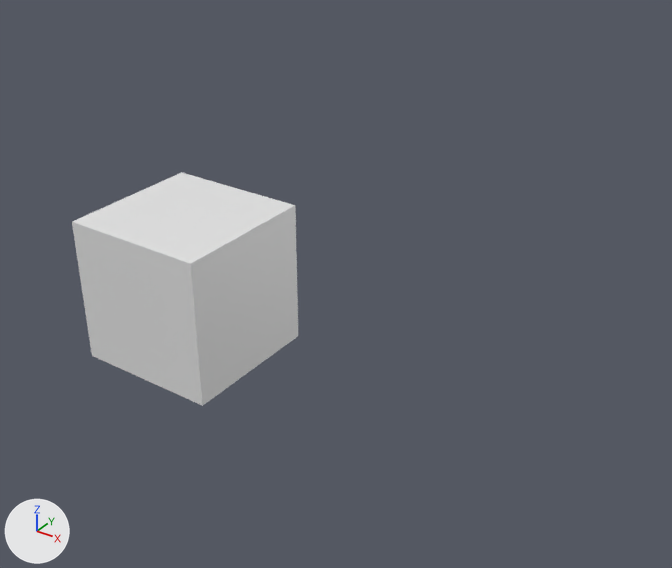
Renders of the Blender file Blender/2.91/First run.blend from each side of a commit.
Both versions are drawn from a 50 mm lens placed at (7.77, -7.85, 5.94), pointed at (0.31, 2.92, -1.25). Every picture has the same lights, and +X, +Y and +Z are marked at lower left.
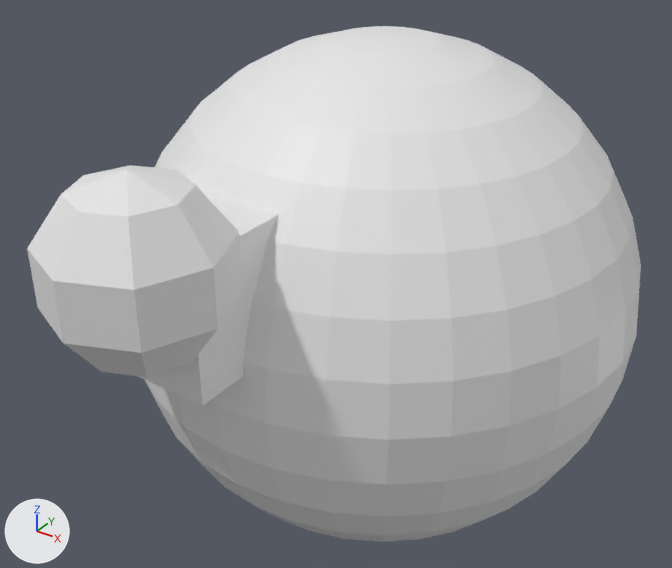
The newer file is also rescaled (x0.24), turned or shifted as a whole; pictures and numbers use the older file's frame.

Where the change shows, as pixel boxes (x1, y1, x2, y2) in the pictures (672 x 568 px):
'Sphere', added
    after: (145, 26, 641, 542)
'LowPoly Sphere', added
    after: (27, 165, 242, 377)
'Cube', unchanged, covered by the edit
    before: (72, 172, 298, 406)
    after: (138, 172, 278, 406)

The change, as a diff of the scene's bpy script:
```diff
--- a/Blender/2.91/First run.blend.py
+++ b/Blender/2.91/First run.blend.py
@@ me_sphere_001 @@
+me_sphere_001.from_pydata(...)  # a UV sphere (8 segments, 5 rings, poles along z) spanning x -0.296..0.296, y -0.296..0.296, z -0.311..0.311
@@ me_sphere @@
+me_sphere.from_pydata(...)  # a UV sphere (32 segments, 16 rings, poles along z) spanning x -1.0..1.0, y -1.0..1.0, z -1.0..1.0
@@ ob_lowpoly_sphere @@
+ob_lowpoly_sphere = bpy.data.objects.new('LowPoly Sphere', me_sphere_001)
+ob_lowpoly_sphere.location = (0.16, -1.04, 0.68)
+ob_lowpoly_sphere.scale = (4.17, 4.17, 4.17)
@@ ob_sphere @@
+ob_sphere = bpy.data.objects.new('Sphere', me_sphere)
+ob_sphere.location = (0.57, 3.85, -1.58)
+ob_sphere.scale = (4.17, 4.17, 4.17)
```
